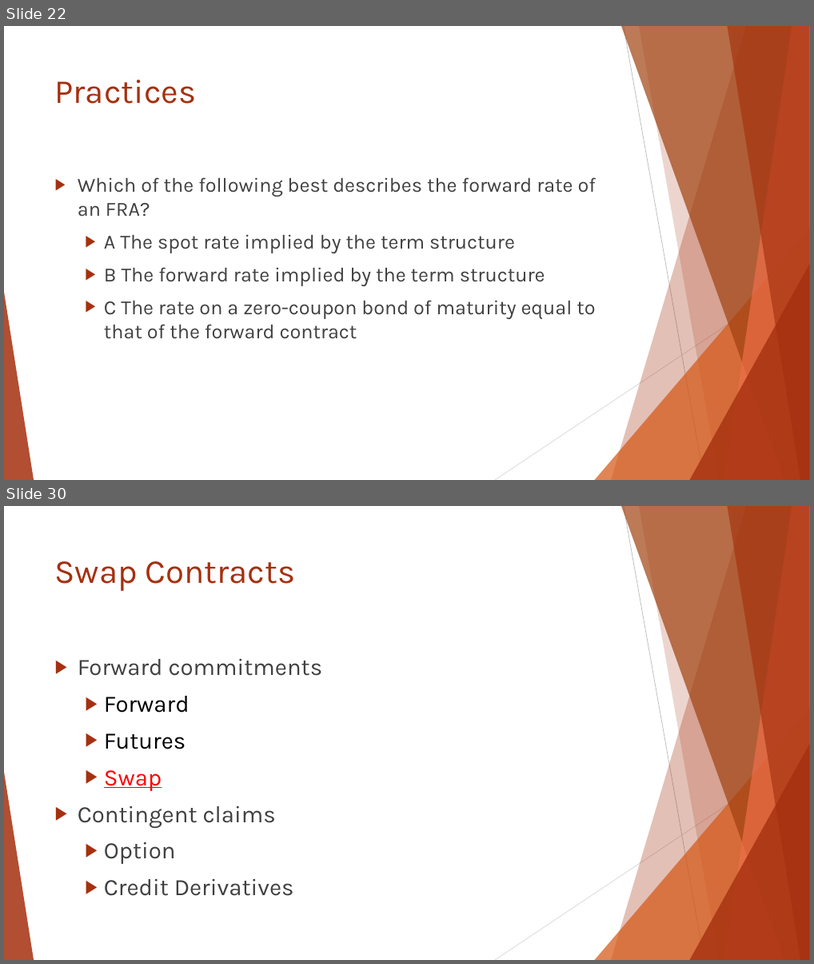
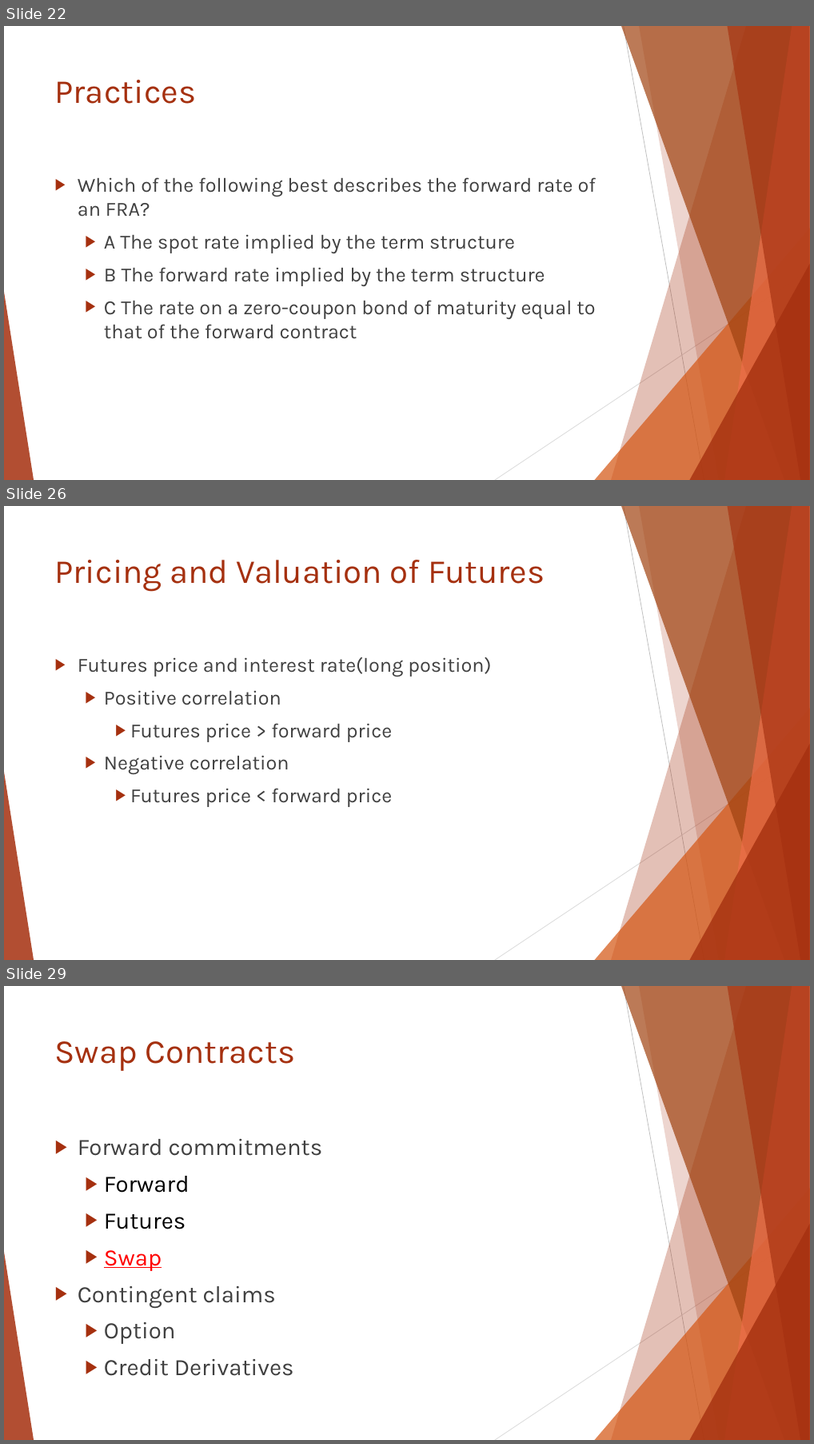
Before and after one commit to Isco0530/data, a slide deck: Reading 46.pptx. Shown one above the other, each under a label of ours: slides 22 and 30 before the commit, slides 22, 26 and 29 after it; the slides between them are not shown. The pictures are 814x964 and 814x1444 pixels, drawn with LibreOffice and Linux fonts; fonts in the diff are those of the drawing. Boxes give left, top, right and bottom in pixels: in the first picture for what was removed or moved away, otherwise in the second. Text is boxed around its words. In the diff, an @@ line names an element or a change of style, - is before the commit and + after.

```diff
--- a/Reading 46.pptx
+++ b/Reading 46.pptx
@@ slide 26 added at [4, 506, 810, 960], background #FFFFFF; not listed: 10 template elements that a slide beside it also shows @@
@@ title added at [55, 560, 545, 592], 40 pt, text #A5300F @@
+Pricing and Valuation of Futures
@@ text added at [78, 657, 491, 807], 24 pt, text #404040 @@
+▶ Futures price and interest rate(long position)
+  ▶ Positive correlation
+    ▶ Futures price > forward price
+  ▶ Negative correlation
+    ▶ Futures price < forward price
@@ what was slide 30 is now slide 29 @@
```
Also in this commit, not shown: 4 slides changed, 2 other slides added, 4 slides removed.
